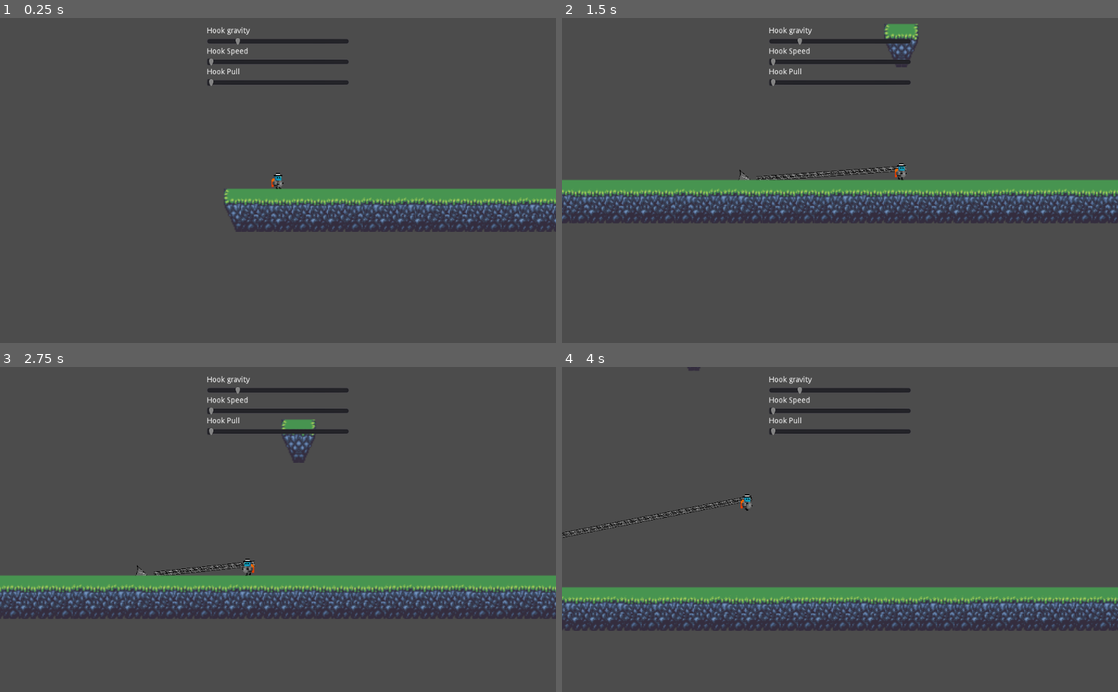
Above: before the commit, frames 1-4 (two rows, left to right).
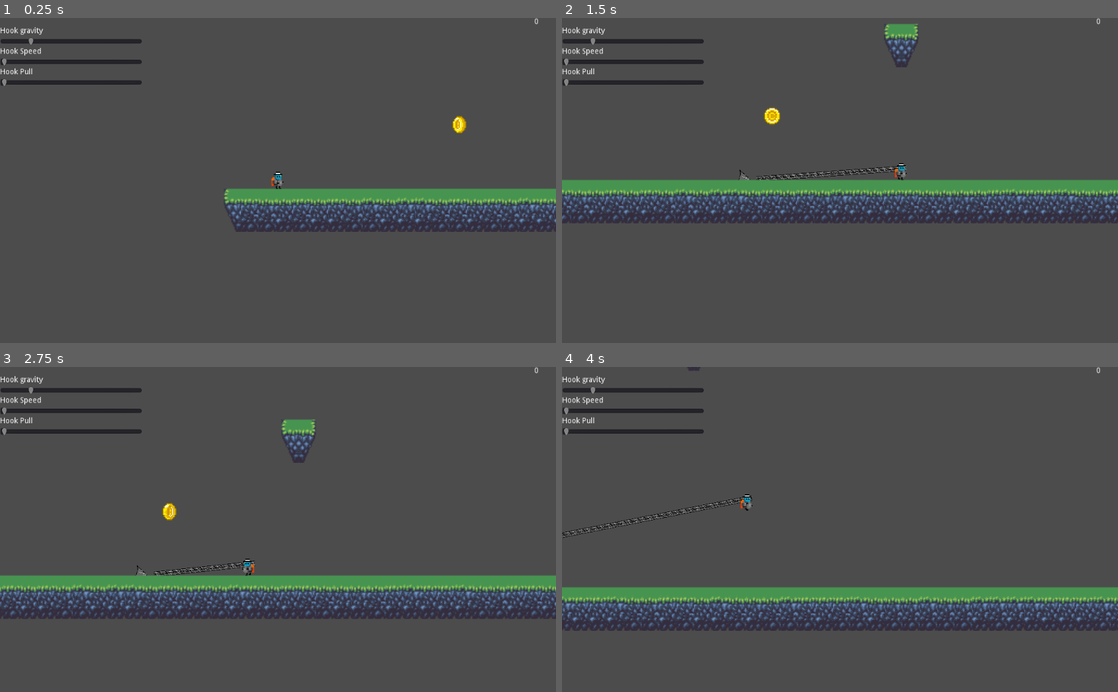
Above: after the commit, the same moments.

Repository: Maxic/grapple-prototype
Game: Godot game, scene res://main.tscn
Two runs of this game, one before a commit and one after it. Both use one fixed random seed, a clock stepped at 60 frames per second and the inputs below.
Inputs (mouse positions are in pixels of both pictures, inside the frame that each line leads up to):
- Up to frame 1 (0.25 s): no input
- Up to frame 2 (1.5 s): tap Enter at 0.5 s; move the mouse to (962, 164) at 0.52 s; hold D (right) from 0.53 s (still down); click (962, 164) at 0.67 s; tap Space (jump) at 0.77 s; move the mouse to (728, 196) at 1.27 s
- Up to frame 3 (2.75 s): tap Space (jump) at 1.52 s; move the mouse to (333, 458) at 2.02 s; release D (right) at 2.03 s; hold A (left) from 2.03 s (still down)
- Up to frame 4 (4 s): move the mouse to (812, 594) at 2.77 s; release A (left) at 2.78 s; hold D (right) from 2.78 s (still down); click (812, 594) at 2.92 s; tap Space (jump) at 3.02, 3.77 s; move the mouse to (1006, 578) at 3.52 s

The runs differ from the first frame. In frame 1, 2.6% of the frame differs, in the area x 0-97%, y 0-53%; in frame 2, 2.6%; in frame 3, 2.6%; in frame 4, 2.5%.

Commit message:
added coins, and signal architecture

Diff:
--- /dev/null
+++ b/CoinCounter.gd
@@ -0,0 +1,21 @@
+extends VBoxContainer
+
+
+# Declare member variables here. Examples:
+# var a = 2
+# var b = "text"
+
+
+# Called when the node enters the scene tree for the first time.
+func _ready():
+	var ui_node = get_node("/root/main/UI")
+	ui_node.connect("coin_increment", self, "handle_coin_increment")
+
+func handle_coin_increment():
+	var coin_amount = int($Label.text)
+	coin_amount += 1
+	$Label.text = str(coin_amount)
+
+# Called every frame. 'delta' is the elapsed time since the previous frame.
+#func _process(delta):
+#	pass
--- /dev/null
+++ b/UI.tscn
@@ -0,0 +1,88 @@
+[gd_scene load_steps=3 format=2]
+
+[ext_resource path="res://scripts/UI.gd" type="Script" id=1]
+[ext_resource path="res://CoinCounter.gd" type="Script" id=2]
+
+[node name="UI" type="Control"]
+margin_right = 40.0
+margin_bottom = 40.0
+script = ExtResource( 1 )
+__meta__ = {
+"_edit_use_anchors_": false
+}
+
+[node name="CanvasLayer" type="CanvasLayer" parent="."]
+
+[node name="Sliders" type="VBoxContainer" parent="CanvasLayer"]
+margin_right = 262.0
+margin_bottom = 127.0
+__meta__ = {
+"_edit_use_anchors_": false
+}
+
+[node name="Label1" type="Label" parent="CanvasLayer/Sliders"]
+margin_right = 262.0
+margin_bottom = 31.0
+text = "
+Hook gravity"
+
+[node name="Hook Gravity" type="HSlider" parent="CanvasLayer/Sliders"]
+margin_top = 35.0
+margin_right = 262.0
+margin_bottom = 51.0
+max_value = 0.1
+step = 0.001
+value = 0.02
+__meta__ = {
+"_edit_use_anchors_": false
+}
+
+[node name="Label2" type="Label" parent="CanvasLayer/Sliders"]
+margin_top = 55.0
+margin_right = 262.0
+margin_bottom = 69.0
+text = "Hook Speed"
+
+[node name="Hook Speed" type="HSlider" parent="CanvasLayer/Sliders"]
+margin_top = 73.0
+margin_right = 262.0
+margin_bottom = 89.0
+min_value = 1.0
+max_value = 20.0
+step = 0.2
+value = 1.0
+__meta__ = {
+"_edit_use_anchors_": false
+}
+
+[node name="Label3" type="Label" parent="CanvasLayer/Sliders"]
+margin_top = 93.0
+margin_right = 262.0
+margin_bottom = 107.0
+text = "Hook Pull"
+
+[node name="Hook Pull" type="HSlider" parent="CanvasLayer/Sliders"]
+margin_top = 111.0
+margin_right = 262.0
+margin_bottom = 127.0
+__meta__ = {
+"_edit_use_anchors_": false
+}
+
+[node name="CoinCounter" type="VBoxContainer" parent="CanvasLayer"]
+anchor_left = 1.0
+anchor_right = 1.0
+margin_left = -40.0
+margin_bottom = 40.0
+script = ExtResource( 2 )
+__meta__ = {
+"_edit_use_anchors_": false
+}
+
+[node name="Label" type="Label" parent="CanvasLayer/CoinCounter"]
+margin_right = 40.0
+margin_bottom = 14.0
+text = "0"
+[connection signal="value_changed" from="CanvasLayer/Sliders/Hook Gravity" to="." method="_on_Hook_Gravity_value_changed"]
+[connection signal="value_changed" from="CanvasLayer/Sliders/Hook Speed" to="." method="_on_Hook_Speed_value_changed"]
+[connection signal="value_changed" from="CanvasLayer/Sliders/Hook Pull" to="." method="_on_Hook_Pull_value_changed"]
--- a/main.tscn
+++ b/main.tscn
@@ -1,8 +1,10 @@
-[gd_scene load_steps=23 format=2]
+[gd_scene load_steps=25 format=2]
 
 [ext_resource path="res://obj_scenes/Player.tscn" type="PackedScene" id=1]
-[ext_resource path="res://scripts/UI.gd" type="Script" id=2]
+[ext_resource path="res://obj_scenes/Coin.tscn" type="PackedScene" id=2]
 [ext_resource path="res://assets/tiles.png" type="Texture" id=3]
+[ext_resource path="res://UI.tscn" type="PackedScene" id=4]
+[ext_resource path="res://scripts/Control.gd" type="Script" id=5]
 
 [sub_resource type="ConvexPolygonShape2D" id=1]
 points = PoolVector2Array( 0, 8.06643, 16, 8.00211, 16, 16, 0, 16 )
@@ -194,84 +196,20 @@
 
 [node name="main" type="Node2D"]
 
-[node name="Player" parent="." instance=ExtResource( 1 )]
+[node name="Control" type="Node2D" parent="."]
+script = ExtResource( 5 )
+
+[node name="Player" parent="Control" instance=ExtResource( 1 )]
 collision_layer = 2
 
-[node name="TileMap" type="TileMap" parent="."]
+[node name="TileMap" type="TileMap" parent="Control"]
 tile_set = SubResource( 19 )
 cell_size = Vector2( 16, 16 )
 cell_quadrant_size = 24
 format = 1
 tile_data = PoolIntArray( 1310754, 1, 0, 1310755, 1, 5, 1376290, 1, 65536, 1376291, 1, 65541, 1441826, 1, 131072, 14418 …(3654 unchanged characters)…
 
-[node name="UI" type="Control" parent="."]
-margin_right = 40.0
-margin_bottom = 40.0
-script = ExtResource( 2 )
-__meta__ = {
-"_edit_use_anchors_": false
-}
-
-[node name="CanvasLayer" type="CanvasLayer" parent="UI"]
-
-[node name="VBoxContainer" type="VBoxContainer" parent="UI/CanvasLayer"]
-anchor_left = 0.5
-anchor_right = 0.5
-margin_left = -131.0
-margin_right = 131.0
-margin_bottom = 127.0
-__meta__ = {
-"_edit_use_anchors_": false
-}
-
-[node name="Label1" type="Label" parent="UI/CanvasLayer/VBoxContainer"]
-margin_right = 262.0
-margin_bottom = 31.0
-text = "
-Hook gravity"
-
-[node name="Hook Gravity" type="HSlider" parent="UI/CanvasLayer/VBoxContainer"]
-margin_top = 35.0
-margin_right = 262.0
-margin_bottom = 51.0
-max_value = 0.1
-step = 0.001
-value = 0.02
-__meta__ = {
-"_edit_use_anchors_": false
-}
-
-[node name="Label2" type="Label" parent="UI/CanvasLayer/VBoxContainer"]
-margin_top = 55.0
-margin_right = 262.0
-margin_bottom = 69.0
-text = "Hook Speed"
-
-[node name="Hook Speed" type="HSlider" parent="UI/CanvasLayer/VBoxContainer"]
-margin_top = 73.0
-margin_right = 262.0
-margin_bottom = 89.0
-min_value = 1.0
-max_value = 20.0
-step = 0.2
-value = 1.0
-__meta__ = {
-"_edit_use_anchors_": false
-}
-
-[node name="Label3" type="Label" parent="UI/CanvasLayer/VBoxContainer"]
-margin_top = 93.0
-margin_right = 262.0
-margin_bottom = 107.0
-text = "Hook Pull"
-
-[node name="Hook Pull" type="HSlider" parent="UI/CanvasLayer/VBoxContainer"]
-margin_top = 111.0
-margin_right = 262.0
-margin_bottom = 127.0
-__meta__ = {
-"_edit_use_anchors_": false
-}
-[connection signal="value_changed" from="UI/CanvasLayer/VBoxContainer/Hook Gravity" to="UI" method="_on_Hook_Gravity_value_changed"]
-[connection signal="value_changed" from="UI/CanvasLayer/VBoxContainer/Hook Speed" to="UI" method="_on_Hook_Speed_value_changed"]
-[connection signal="value_changed" from="UI/CanvasLayer/VBoxContainer/Hook Pull" to="UI" method="_on_Hook_Pull_value_changed"]
+[node name="Coin" parent="Control" instance=ExtResource( 2 )]
+position = Vector2( 216.572, 508.948 )
+
+[node name="UI" parent="." instance=ExtResource( 4 )]
--- /dev/null
+++ b/obj_scenes/Coin.tscn
@@ -0,0 +1,60 @@
+[gd_scene load_steps=13 format=2]
+
+[ext_resource path="res://assets/Full Coins.png" type="Texture" id=1]
+[ext_resource path="res://scripts/Coin.gd" type="Script" id=2]
+
+[sub_resource type="AtlasTexture" id=1]
+atlas = ExtResource( 1 )
+region = Rect2( 0, 0, 16, 16 )
+
+[sub_resource type="AtlasTexture" id=2]
+atlas = ExtResource( 1 )
+region = Rect2( 16, 0, 16, 16 )
+
+[sub_resource type="AtlasTexture" id=3]
+atlas = ExtResource( 1 )
+region = Rect2( 32, 0, 16, 16 )
+
+[sub_resource type="AtlasTexture" id=4]
+atlas = ExtResource( 1 )
+region = Rect2( 48, 0, 16, 16 )
+
+[sub_resource type="AtlasTexture" id=5]
+atlas = ExtResource( 1 )
+region = Rect2( 64, 0, 16, 16 )
+
+[sub_resource type="AtlasTexture" id=6]
+atlas = ExtResource( 1 )
+region = Rect2( 80, 0, 16, 16 )
+
+[sub_resource type="AtlasTexture" id=7]
+atlas = ExtResource( 1 )
+region = Rect2( 96, 0, 16, 16 )
+
+[sub_resource type="AtlasTexture" id=8]
+atlas = ExtResource( 1 )
+region = Rect2( 112, 0, 16, 16 )
+
+[sub_resource type="SpriteFrames" id=9]
+animations = [ {
+"frames": [ SubResource( 1 ), SubResource( 2 ), SubResource( 3 ), SubResource( 4 ), SubResource( 5 ), SubResource( 6 ), SubResource( 7 ), SubResource( 8 ) ],
+"loop": true,
+"name": "spin",
+"speed": 8.0
+} ]
+
+[sub_resource type="CircleShape2D" id=10]
+radius = 8.20783
+
+[node name="Coin" type="Area2D"]
+script = ExtResource( 2 )
+
+[node name="sprite" type="AnimatedSprite" parent="."]
+frames = SubResource( 9 )
+animation = "spin"
+frame = 5
+playing = true
+
+[node name="collider" type="CollisionShape2D" parent="."]
+shape = SubResource( 10 )
+[connection signal="body_entered" from="." to="." method="_on_Coin_body_entered"]
--- a/obj_scenes/Player.tscn
+++ b/obj_scenes/Player.tscn
@@ -59,7 +59,6 @@
 [node name="AnimatedSprite" type="AnimatedSprite" parent="."]
 frames = SubResource( 8 )
 animation = "idle"
-frame = 1
 playing = true
 
 [node name="Camera2D" type="Camera2D" parent="."]
--- /dev/null
+++ b/scripts/Coin.gd
@@ -0,0 +1,19 @@
+extends Area2D
+
+
+signal coin_pickup
+
+# Called when the node enters the scene tree for the first time.
+func _ready():
+	pass # Replace with function body.
+
+
+# Called every frame. 'delta' is the elapsed time since the previous frame.
+#func _process(delta):
+#	pass
+
+
+func _on_Coin_body_entered(body):
+	if body.name == "Player":
+		emit_signal("coin_pickup")
+		queue_free()
--- /dev/null
+++ b/scripts/Control.gd
@@ -0,0 +1,19 @@
+extends Node2D
+
+
+# Declare member variables here. Examples:
+signal coin_increment
+
+
+# Called when the node enters the scene tree for the first time.
+func _ready():
+	var coin_node = get_node("./Coin")
+	coin_node.connect("coin_pickup", self, "handle_coin_pickup")
+
+func handle_coin_pickup():
+	emit_signal("coin_increment")
+
+
+# Called every frame. 'delta' is the elapsed time since the previous frame.
+#func _process(delta):
+#	pass
--- a/scripts/UI.gd
+++ b/scripts/UI.gd
@@ -1,21 +1,26 @@
 extends Control
 
-
-# Declare member variables here. Examples:
+# From UI layer
 signal hook_gravity_change
 signal hook_speed_change
 signal hook_pull_change
 
+# To UI layer
+signal coin_increment
+
 
 # Called when the node enters the scene tree for the first time.
 func _ready():
-	pass # Replace with function body.
+	var control_node = get_node("/root/main/Control")
+	control_node.connect("coin_increment", self, "handle_coin_increment")
 
 
 # Called every frame. 'delta' is the elapsed time since the previous frame.
 #func _process(delta):
 #	pass
 
+func handle_coin_increment():
+	emit_signal("coin_increment")
 
 func _on_Hook_Gravity_value_changed(value):
 	emit_signal("hook_gravity_change", value)
Binary file added: assets/Full Coins.png
Not shown, added: assets/Full Coins.png.import
